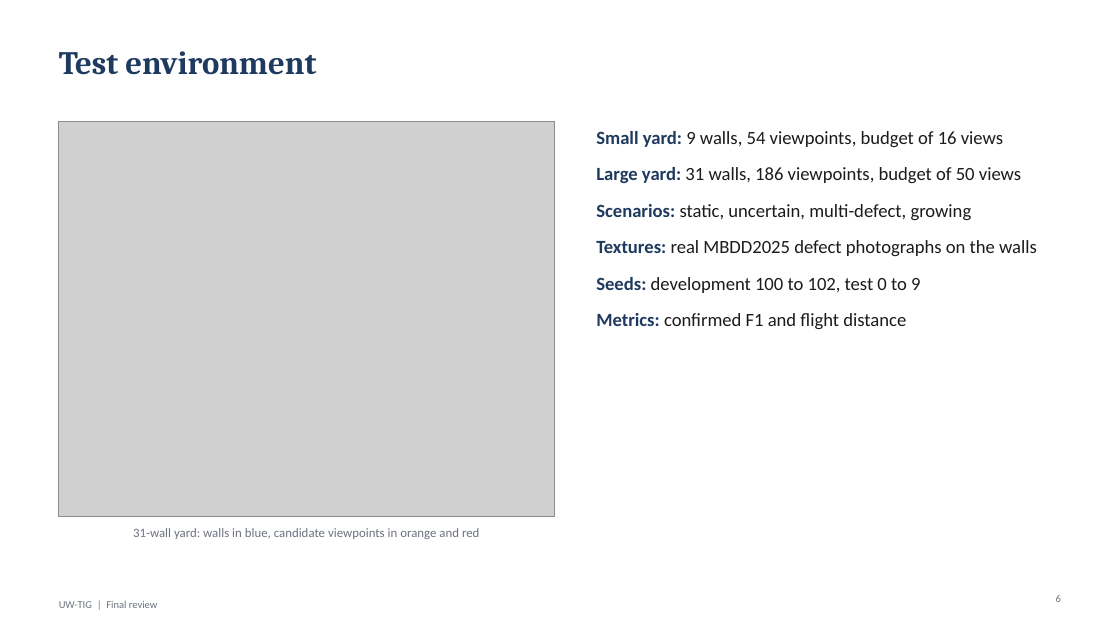
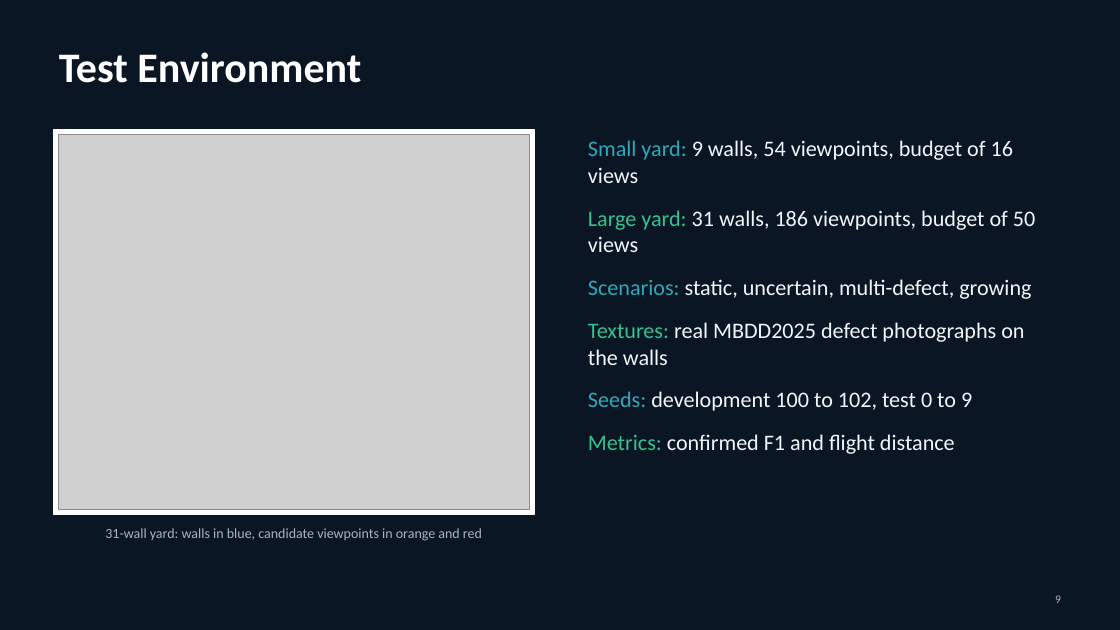
Before and after one commit to DrNeel11/project_work_1, a slide deck: slide 9 of drone-sim-today/UW-TIG_Review_Deck.pptx (slide 6 before the commit). Drawn at 1120x630 pixels with LibreOffice and Linux fonts; fonts in the diff are those of the drawing; grey boxes stand for pictures. Boxes give left, top, right and bottom in pixels: in the first picture for what was removed or moved away, otherwise in the second. Text is boxed around its words. In the diff, an @@ line names an element or a change of style, - is before the commit and + after.

```diff
--- a/drone-sim-today/UW-TIG_Review_Deck.pptx
+++ b/drone-sim-today/UW-TIG_Review_Deck.pptx
@@ background #FFFFFF to #0B1624 @@
@@ title at [59,52,361,83]: text changed; size 28 to 36 pt; font Cambria to Calibri; text colour #1F3A5F to #FFFFFF @@
-Test environment
+Test Environment
@@ rectangle added at [54,129,534,514], fill #FFFFFF, outline #FFFFFF 1 pt @@
@@ picture: place and size @@
-picture at [59,122,555,517]
+picture at [59,134,529,509]
@@ text "Small yard: 9 walls, 54 ...": place and size @@
-text "Small yard: 9 walls, 54 ..." at [596,131,1037,329]
+text "Small yard: 9 walls, 54 ..." at [588,140,1035,454]
@@ text "Small yard: 9 walls, 54 ..." at [588,140,1035,454]: size 16 to 19 pt; text colour #1F3A5F to #2FA8B8 in "Small yard:", "Scenarios:", "Seeds:"; text colour #1B1B1B to #F2F5F8 in "9 walls, 54 viewpoints, budget of 16 ...", "31 walls, 186 viewpoints, budget of 50 ...", "static, uncertain, multi-defect, growing", "real MBDD2025 defect photographs on the walls" and 2 more places; bold off in "Small yard:", "Large yard:", "Scenarios:", "Textures:" and 2 more places; text colour #1F3A5F to #34C38F in "Large yard:", "Textures:", "Metrics:"; indent changed; more space between paragraphs @@
@@ text "31-wall yard: walls in blue, ..." at [105,528,482,541]: size 11 to 12 pt, text colour #6B7280 to #A9B4C0 @@
@@ text at [1055,595,1061,603]: text changed; size 9 to 10 pt; text colour #6B7280 to #A9B4C0 @@
-6
+9
@@ text removed at [59,601,158,608] @@
-UW-TIG | Final review
```
Also in this commit, not shown: 9 other slides changed, 3 slides added, 3 slides removed, 1 other file.
